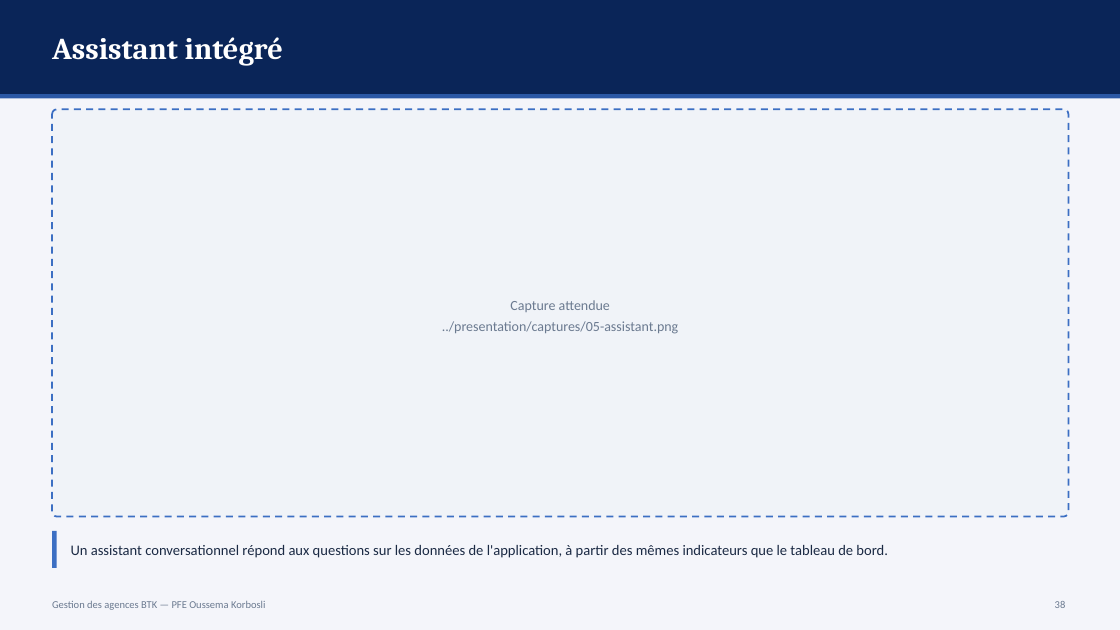
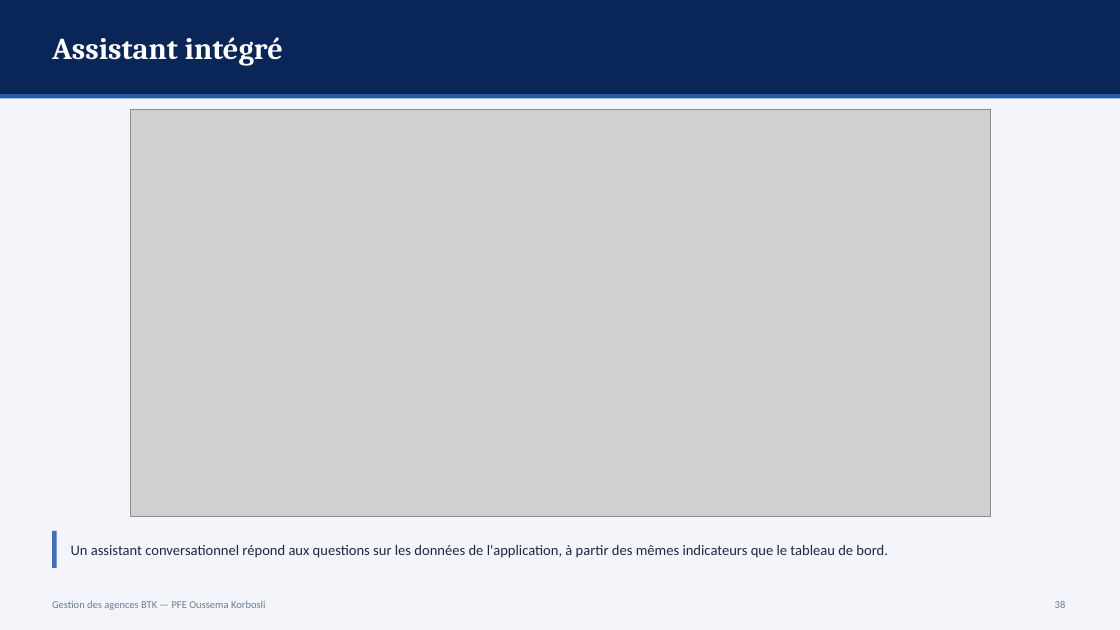
Before and after one commit to ZizouX0/oussema_korbosli, a slide deck: slide 38 of presentation/Soutenance_PFE_Oussema_Korbosli.pptx. Drawn at 1120x630 pixels with LibreOffice and Linux fonts; fonts in the diff are those of the drawing; grey boxes stand for pictures. Boxes give left, top, right and bottom in pixels: in the first picture for what was removed or moved away, otherwise in the second. Text is boxed around its words. In the diff, an @@ line names an element or a change of style, - is before the commit and + after.

```diff
--- a/presentation/Soutenance_PFE_Oussema_Korbosli.pptx
+++ b/presentation/Soutenance_PFE_Oussema_Korbosli.pptx
@@ rounded rectangle removed at (x1=52, y1=109, x2=1069, y2=517) @@
@@ picture added at (x1=130, y1=109, x2=991, y2=517) @@
@@ text removed at (x1=442, y1=300, x2=679, y2=334) @@
-Capture attendue
-../presentation/captures/05-assistant.png
```
Also in this commit, not shown: 4 other slides changed, 5 other files.
